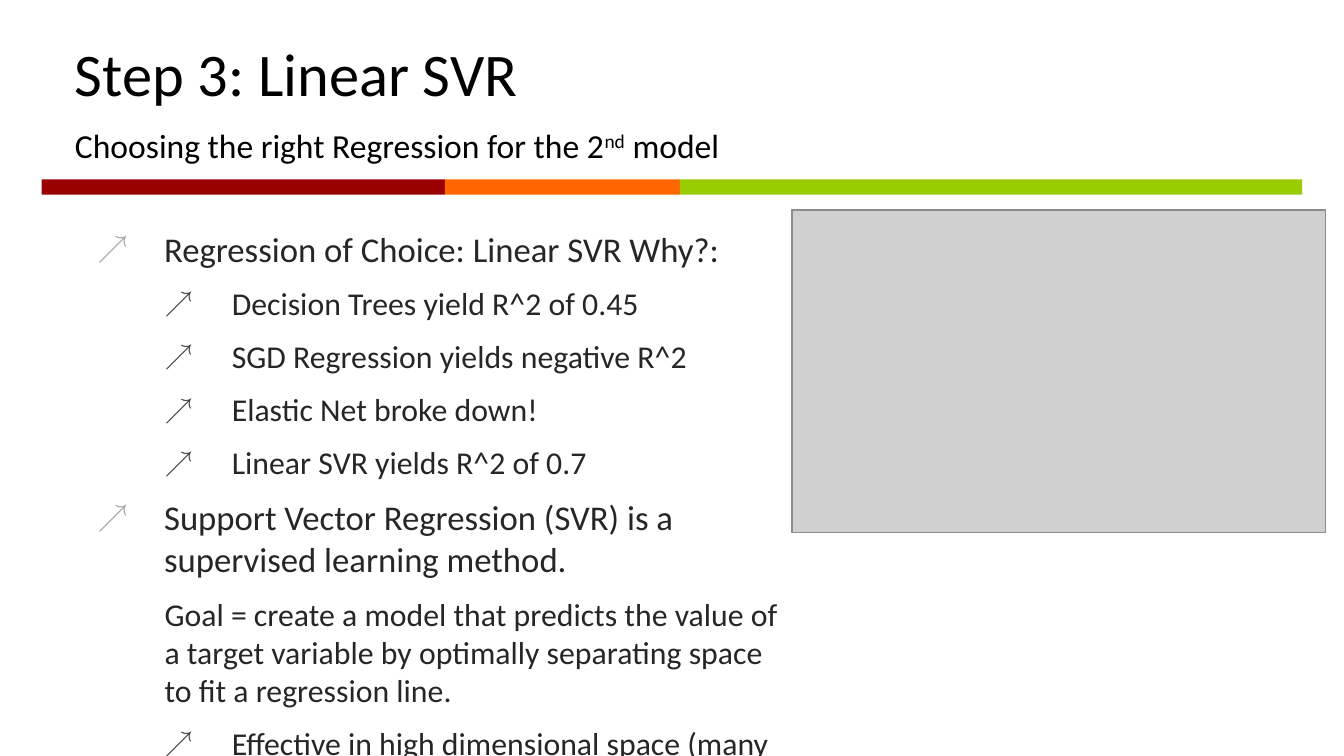
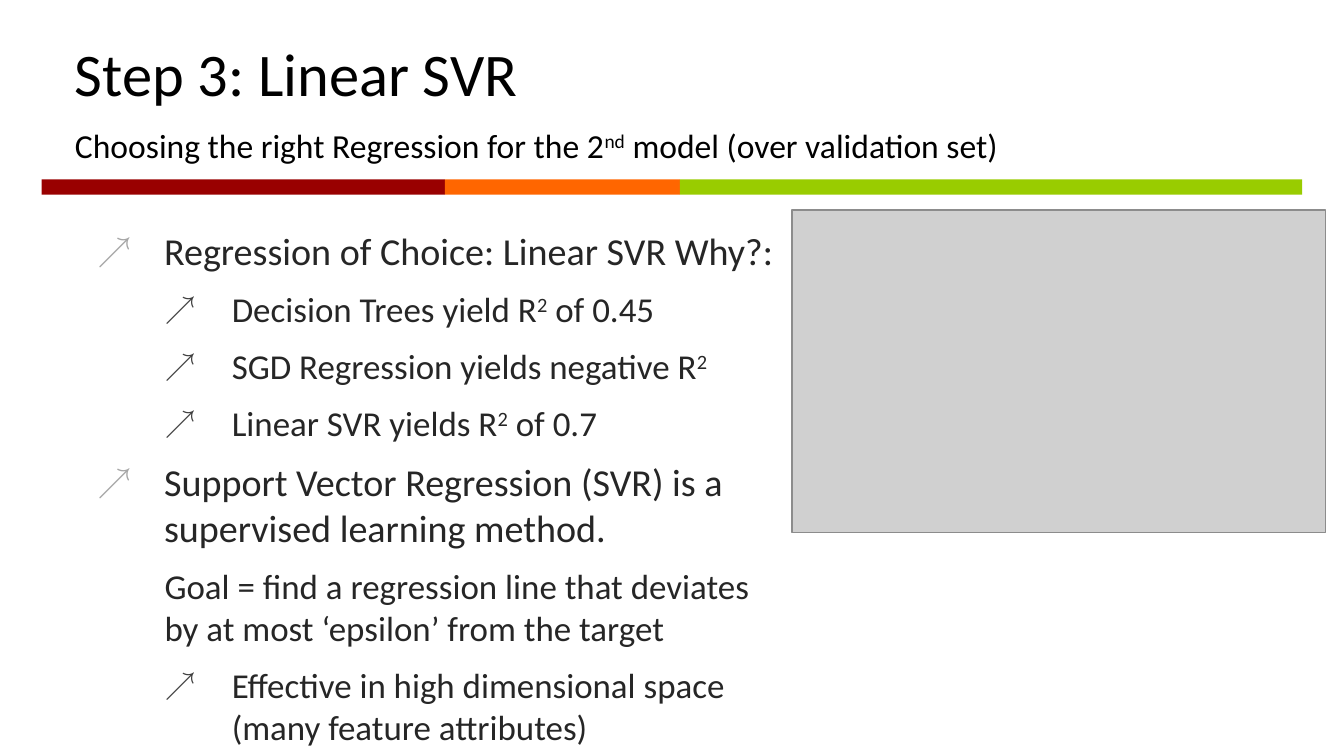
Before and after one commit to linreg2/Project1, a slide deck: slide 10 of project1_presentation.pptx. Drawn at 1344x756 pixels with LibreOffice and Linux fonts; fonts in the diff are those of the drawing; grey boxes stand for pictures; background and template pictures are left out. Boxes give left, top, right and bottom in pixels: in the first picture for what was removed or moved away, otherwise in the second. Text is boxed around its words. In the diff, an @@ line names an element or a change of style, - is before the commit and + after.

```diff
--- a/project1_presentation.pptx
+++ b/project1_presentation.pptx
@@ subtitle at (75, 133, 997, 164): text changed @@
-Choosing the right Regression for the 2nd model
+Choosing the right Regression for the 2nd model (over validation set)
@@ text at (164, 238, 773, 746): size 18.6 to 20.4 pt in "Regression of Choice: Linear SVR Why?:", "Support Vector Regression (SVR) is a supervised ..."; size 17.1 to 18.7 pt in "Effective in high dimensional space (many feature ..." @@
@@ text at (232, 297, 669, 442): text changed; size 17.1 to 18.7 pt @@
-  ↗ Decision Trees yield R^2 of 0.45
-  ↗ SGD Regression yields negative R^2
-  ↗ Elastic Net broke down!
-  ↗ Linear SVR yields R^2 of 0.7
+  ↗ Decision Trees yield R2 of 0.45
+  ↗ SGD Regression yields negative R2
+  ↗ Linear SVR yields R2 of 0.7
@@ text at (165, 574, 749, 647): text changed; size 17.1 to 18.7 pt @@
-  Goal = create a model that predicts the value of a target variable by optimally separating space to fit a regression line.
+  Goal = find a regression line that deviates by at most ‘epsilon’ from the target
```
Also in this commit, not shown: 12 other slides changed, 2 other files.
